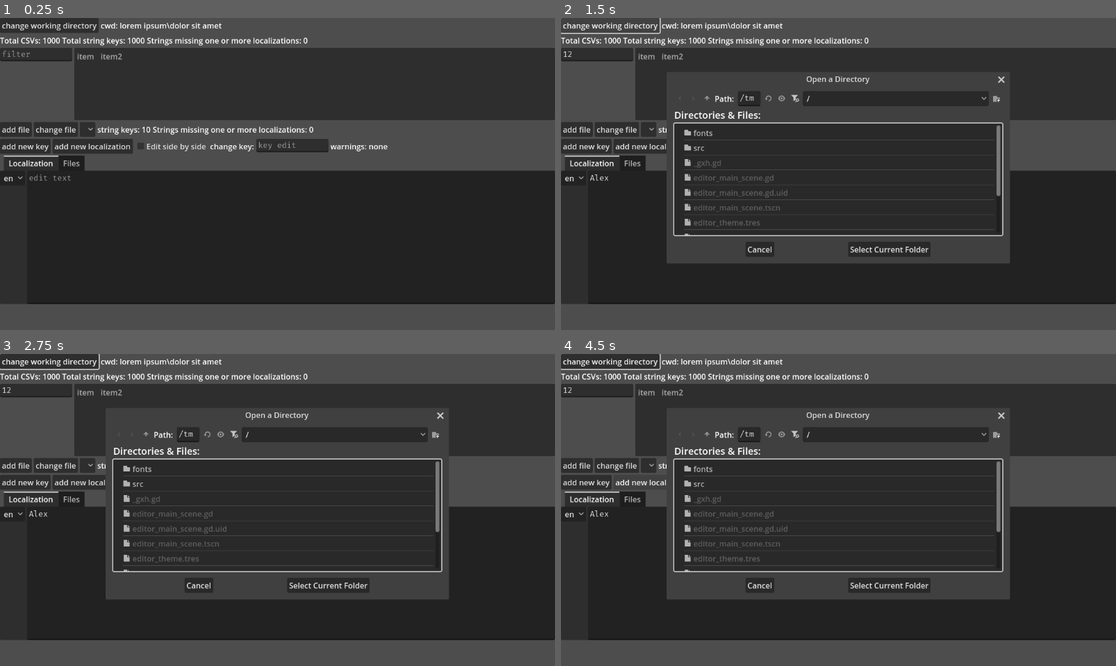
Above: before the commit, frames 1-4 (two rows, left to right).
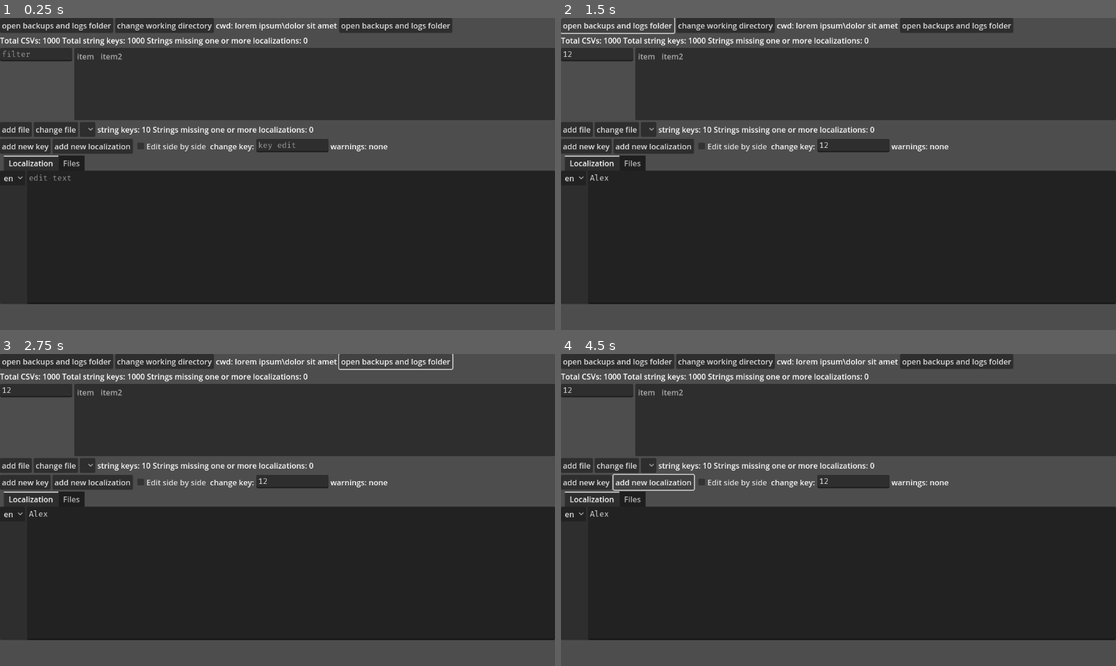
Above: after the commit, the same moments.

Repository: DazyLude/L10N-CSV-Editor
Game: Godot game, scene res://editor_main_scene.tscn
Same seed, same stepped clock (60 frames per second), same inputs: the game is played once before the commit and once after it.
Inputs (mouse positions are in pixels of both pictures, inside the frame that each line leads up to):
- Up to frame 1 (0.25 s): no input
- Up to frame 2 (1.5 s): click (599, 55) at 0.52 s; type "12" at 0.6 s; click (855, 145) at 0.75 s; type "12" at 0.83 s; click (849, 236) at 0.98 s; type "Alex" at 1.07 s; click (616, 24) at 1.25 s, where only the run after the commit has a clickable "open backups and logs folder"
- Up to frame 3 (2.75 s): click (394, 360) at 2 s, where only the run after the commit has a clickable "open backups and logs folder"
- Up to frame 4 (4.5 s): click "add new key" at 2.75 s; click "add new key" at 3.5 s; click "add new localization" at 4.25 s

The runs differ from the first frame. In frame 1, 2.2% of the frame differs, in the area x 0-82%, y 0-5%; in frame 2, 17%; in frame 3, 16%; in frame 4, 17%, in the area x 0-82%, y 0-79%.

Commit message:
saving files and backups

Diff:
--- a/editor_main_scene.gd
+++ b/editor_main_scene.gd
@@ -56,6 +56,9 @@
 	key_info.get_node(^"DisplayOther").toggled.connect(display_other);
 	display_other(key_info.get_node(^"DisplayOther").is_pressed());
 
+	dir_info.get_node(^"OpenUserdata").pressed.connect(open_userdata);
+	dir_info.get_node(^"SaveData").pressed.connect(save_data)
+
 
 func _notification(what: int) -> void:
 	match what:
@@ -73,6 +76,26 @@
 		data.redo();
 		update_all();
 		get_viewport().set_input_as_handled();
+
+
+	if event.is_action_pressed(&"save_to_disk"):
+		get_viewport().gui_release_focus();
+		data.save_changes();
+		get_viewport().set_input_as_handled();
+
+
+	if event.is_action_pressed(&"save_backup"):
+		get_viewport().gui_release_focus();
+		data.backup_changes();
+		get_viewport().set_input_as_handled();
+
+
+	if event.is_action_pressed(&"restore_session"):
+		get_viewport().gui_release_focus();
+		data.restore_backup();
+		update_all();
+		get_viewport().set_input_as_handled();
+
 
 	if event.is_action_pressed(&"submit_text_change"):
 		get_viewport().gui_release_focus();
@@ -312,3 +335,11 @@
 	data.change_translation(selected_key, current_locale, current_text);
 
 	display_key_translations(selected_key_idx);
+
+
+func open_userdata() -> void:
+	OS.shell_open(ProjectSettings.globalize_path(FileData.BACKUP_LOCATION));
+
+
+func save_data() -> void:
+	data.save_changes();
--- a/editor_main_scene.tscn
+++ b/editor_main_scene.tscn
@@ -24,6 +24,10 @@
 [node name="DirInfo" type="HBoxContainer" parent="Main"]
 layout_mode = 2
 
+[node name="SaveData" type="Button" parent="Main/DirInfo"]
+layout_mode = 2
+text = "open backups and logs folder"
+
 [node name="ChangeDirButton" type="Button" parent="Main/DirInfo"]
 layout_mode = 2
 text = "change working directory"
@@ -31,6 +35,10 @@
 [node name="DirName" type="Label" parent="Main/DirInfo"]
 layout_mode = 2
 text = "cwd: lorem ipsum\\dolor sit amet"
+
+[node name="OpenUserdata" type="Button" parent="Main/DirInfo"]
+layout_mode = 2
+text = "open backups and logs folder"
 
 [node name="CWDInfo" type="HBoxContainer" parent="Main"]
 layout_mode = 2
--- a/project.godot
+++ b/project.godot
@@ -20,7 +20,25 @@
 submit_text_change={
 "deadzone": 0.2,
 "events": [Object(InputEventKey,"resource_local_to_scene":false,"resource_name":"","device":-1,"window_id":0,"alt_press …(194 unchanged characters)…
-, Object(InputEventKey,"resource_local_to_scene":false,"reso …(130 unchanged characters)… d":false,"keycode":0,"physical_keycode":4194306,"key_label":0,"unicode":0,"location":0,"echo":false,"script":null)
+, Object(InputEventKey,"resource_local_to_scene":false,"reso …(130 unchanged characters)… d":false,"keycode":0,"physical_keycode":0,"key_label":4194309,"unicode":0,"location":0,"echo":false,"script":null)
+]
+}
+save_to_disk={
+"deadzone": 0.2,
+"events": [Object(InputEventKey,"resource_local_to_scene":false,"resource_name":"","device":-1,"window_id":0,"alt_pressed":false,"shift_pressed":false,"ctrl_pressed":true,"meta_pressed":false,"pressed":false,"keycode":0,"physical_keycode":83,"key_label":0,"unicode":0,"location":0,"echo":false,"script":null)
+, Object(InputEventKey,"resource_local_to_scene":false,"resource_name":"","device":-1,"window_id":0,"alt_pressed":false,"shift_pressed":false,"ctrl_pressed":true,"meta_pressed":false,"pressed":false,"keycode":0,"physical_keycode":0,"key_label":83,"unicode":0,"location":0,"echo":false,"script":null)
+]
+}
+save_backup={
+"deadzone": 0.2,
+"events": [Object(InputEventKey,"resource_local_to_scene":false,"resource_name":"","device":-1,"window_id":0,"alt_pressed":false,"shift_pressed":false,"ctrl_pressed":true,"meta_pressed":false,"pressed":false,"keycode":0,"physical_keycode":66,"key_label":0,"unicode":0,"location":0,"echo":false,"script":null)
+, Object(InputEventKey,"resource_local_to_scene":false,"resource_name":"","device":-1,"window_id":0,"alt_pressed":false,"shift_pressed":false,"ctrl_pressed":true,"meta_pressed":false,"pressed":false,"keycode":0,"physical_keycode":0,"key_label":66,"unicode":0,"location":0,"echo":false,"script":null)
+]
+}
+restore_session={
+"deadzone": 0.2,
+"events": [Object(InputEventKey,"resource_local_to_scene":false,"resource_name":"","device":-1,"window_id":0,"alt_pressed":false,"shift_pressed":true,"ctrl_pressed":true,"meta_pressed":false,"pressed":false,"keycode":0,"physical_keycode":82,"key_label":0,"unicode":0,"location":0,"echo":false,"script":null)
+, Object(InputEventKey,"resource_local_to_scene":false,"resource_name":"","device":-1,"window_id":0,"alt_pressed":false,"shift_pressed":true,"ctrl_pressed":true,"meta_pressed":false,"pressed":false,"keycode":0,"physical_keycode":0,"key_label":82,"unicode":0,"location":0,"echo":false,"script":null)
 ]
 }
 
--- a/src/cwd_state.gd
+++ b/src/cwd_state.gd
@@ -1,6 +1,8 @@
 extends RefCounted
 class_name CWDState
 
+
+const SESSION_DATA_PATH := "user://session.csv";
 
 ## cwd path
 var cwd_handle : DirAccess;
@@ -99,6 +101,13 @@
 		file_data.backup_changes();
 
 
+func restore_backup() -> void:
+	for file_idx in table_data.keys().filter(func(v): return table_data[v] != null):
+		var path = table_data[file_idx].path;
+		table_data.erase(file_idx);
+		table_data[file_idx] = FileData.open_at(path);
+
+
 func save_changes() -> void:
 	for file_data in table_data.values().filter(func(v): return v != null):
 		file_data.save_current();
@@ -121,6 +130,13 @@
 		return FAILED;
 
 	register_change(CompositeChange.create_new(current_file_idx));
+
+	return OK;
+
+
+func rename_key(from: String, to: String) -> Error:
+	if current_file_idx == -1:
+		return ERR_INVALID_DATA;
 
 	return OK;
 
--- a/src/file_data.gd
+++ b/src/file_data.gd
@@ -129,14 +129,21 @@
 
 	# file not found, creating a new one
 	var path_hash := "%s" % hash(path);
-	if path_hash in files: # you won a lottery
-		if not FileAccess.file_exists(get_backup_owner_path(path_hash)):
+	var backup_path = BACKUP_LOCATION.path_join(path_hash);
+	if path_hash in files:
+		var backup_owner = get_backup_owner_path(backup_path);
+		if backup_owner == path: # you found your own backup
+			return backup_path;
+
+		if not FileAccess.file_exists(backup_owner): # you won a lottery
 			# original backup onwer doesn't exist anymore, yoink
-			OS.move_to_trash(BACKUP_LOCATION.path_join(path_hash));
-			return BACKUP_LOCATION.path_join(path_hash);
+			var backup_global_path = ProjectSettings.globalize_path(backup_path);
+			OS.move_to_trash(backup_global_path);
+			return backup_path;
+
 		return BACKUP_LOCATION.path_join(make_filename_unique(path_hash, files));
 
-	return BACKUP_LOCATION.path_join(path_hash);
+	return backup_path;
 
 
 func make_filename_unique(file : String, other_files : PackedStringArray) -> String:
@@ -263,6 +270,8 @@
 
 		file_data.data[line[0]] = line.slice(1);
 
+	file_data.on_disk_data_hash = hash(file_data.data);
+
 	handle.close();
 	file_data.restore_changes();
 
@@ -292,7 +301,7 @@
 		var full_line := PackedStringArray([key]);
 		full_line.append_array(data[key]);
 		full_line.resize(full_header.size());
-		handle.store_csv_line(full_header);
+		handle.store_csv_line(full_line);
 
 	backup_changes();
 
